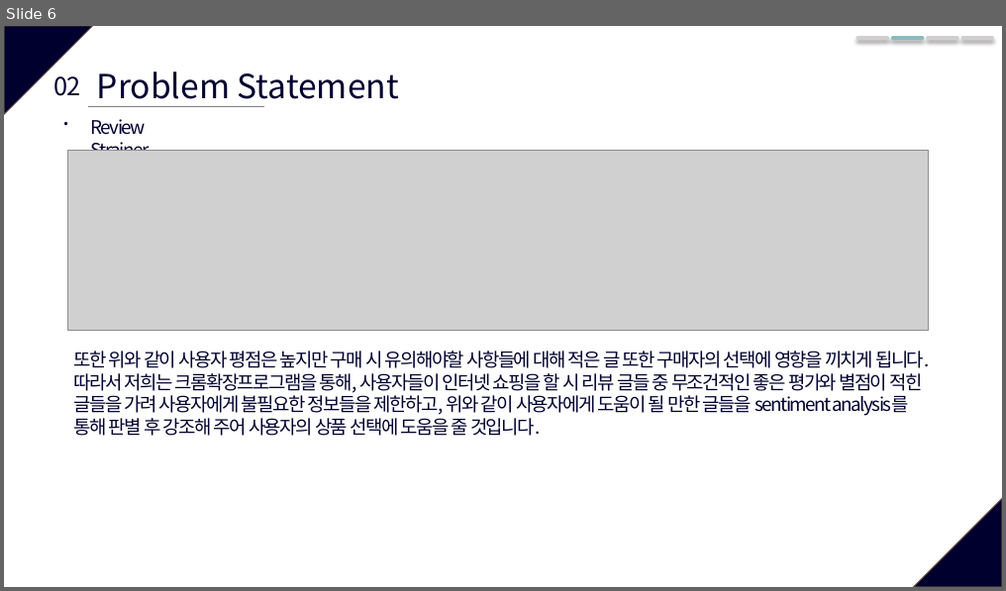
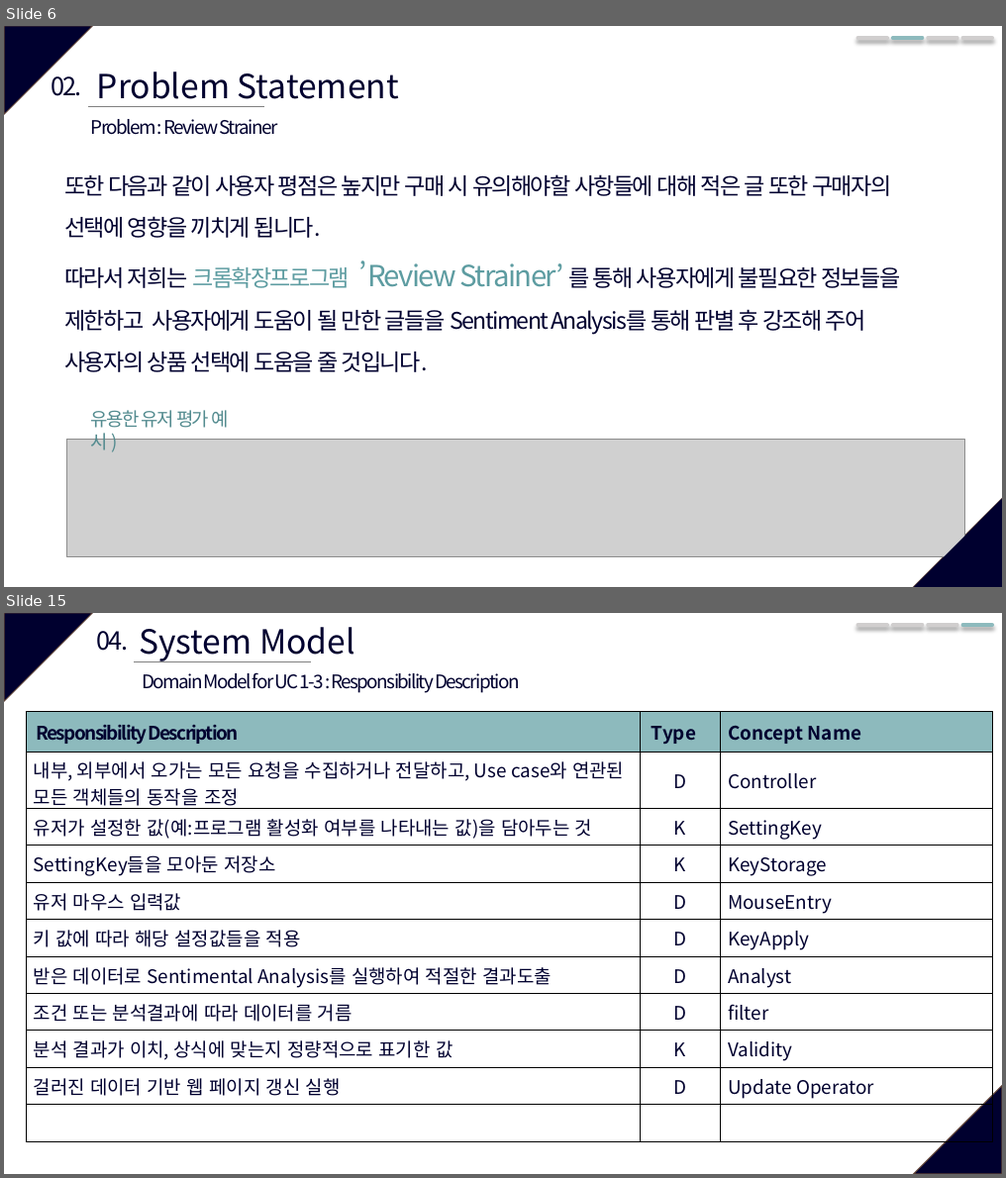
Before and after one commit to SWE-15-Team/Sentiment-Analysis-System, a slide deck: Checkpoint_1st.pptx. Shown one above the other, each under a label of ours: slide 6 before the commit, slides 6 and 15 after it; the slides between them are not shown. The pictures are 1006x591 and 1006x1178 pixels, drawn with LibreOffice and Linux fonts; fonts in the diff are those of the drawing; grey boxes stand for pictures. Boxes give left, top, right and bottom in pixels: in the first picture for what was removed or moved away, otherwise in the second. Text is boxed around its words. In the diff, an @@ line names an element or a change of style, - is before the commit and + after.

```diff
--- a/Checkpoint_1st.pptx
+++ b/Checkpoint_1st.pptx
@@ slide 15 added at bbox=[4, 613, 1002, 1174], background #FFFFFF; not listed: 2 template elements that a slide beside it also shows @@
@@ text added at bbox=[97, 631, 129, 651], 24 pt, text #00002F @@
+04.
@@ text added at bbox=[139, 627, 355, 663], 32 pt, text #00002F @@
+System Model
@@ line added from (858, 625) to (887, 625), #D0CECE 3.5 pt @@
@@ line added from (893, 625) to (923, 625), #D0CECE 3.5 pt @@
@@ line added from (928, 625) to (957, 625), #D0CECE 3.5 pt @@
@@ line added from (963, 625) to (992, 625), #8DBABD 3.5 pt @@
@@ line added from (135, 662) to (311, 662), #808080 0.5 pt @@
@@ text added at bbox=[142, 672, 519, 693], 18 pt, text #00002F @@
+Domain Model for UC 1-3 : Responsibility Description
@@ table added at bbox=[26, 712, 992, 1143], 11 rows, 3 columns @@
+Responsibility Description | Type | Concept Name
+내부, 외부에서 오가는 모든 요청을 수집하거나 전달하고, Use case와 연관된 모든 객체들의 동작을 조정 | D | Controller
+유저가 설정한 값(예:프로그램 활성화 여부를 나타내는 값)을 담아두는 것 | K | SettingKey
+SettingKey들을 모아둔 저장소 | K | KeyStorage
+유저 마우스 입력값 | D | MouseEntry
+키 값에 따라 해당 설정값들을 적용 | D | KeyApply
+받은 데이터로 Sentimental Analysis를 실행하여 적절한 결과도출 | D | Analyst
+조건 또는 분석결과에 따라 데이터를 거름 | D | filter
+분석 결과가 이치, 상식에 맞는지 정량적으로 표기한 값 | K | Validity
+걸러진 데이터 기반 웹 페이지 갱신 실행 | D | Update Operator
+ |  | 
@@ slide 6 changed as well @@
@@ text "02." rewrapped from bbox=[54, 76, 80, 96] to bbox=[51, 76, 82, 96] @@
@@ text at bbox=[91, 119, 277, 135]: text changed @@
-Review Strainer
+Problem : Review Strainer
@@ text at bbox=[64, 174, 900, 372]: text changed; size 18 to 22 pt @@
-또한 위와 같이 사용자 평점은 높지만 구매 시 유의해야할 사항들에 대해 적은 글 또한 구매자의 선택에 영향을 끼치게 됩니다.
-따라서 저희는 크롬확장프로그램을 통해, 사용자들이 인터넷 쇼핑을 할 시 리뷰 글들 중 무조건적인 좋은 평가와 별점이 적힌 글들을 가려 사용자에게 불필요한 정보들을 제한하고, 위와 같이 사용자에게 도움이 될 만한 글들을 sentiment analysis를 통해 판별 후 강조해 주어 사용자의 상품 선택에 도움을 줄 것입니다.
+또한 다음과 같이 사용자 평점은 높지만 구매 시 유의해야할 사항들에 대해 적은 글 또한 구매자의 선택에 영향을 끼치게 됩니다.
+따라서 저희는 크롬확장프로그램 ’Review Strainer’ 를 통해 사용자에게 불필요한 정보들을 제한하고 사용자에게 도움이 될 만한 글들을 Sentiment Analysis를 통해 판별 후 강조해 주어 사용자의 상품 선택에 도움을 줄 것입니다.
@@ text added at bbox=[91, 410, 228, 451], 18 pt, text #538B8F @@
+유용한 유저 평가 예시 )
@@ picture: place and size @@
-picture at bbox=[68, 150, 928, 330]
+picture at bbox=[66, 439, 964, 558]
@@ right triangle added at bbox=[913, 498, 1002, 587], fill #00002F @@
```
Also in this commit, not shown: 9 other slides changed, 8 other slides added, 2 slides removed, 1 other file.
